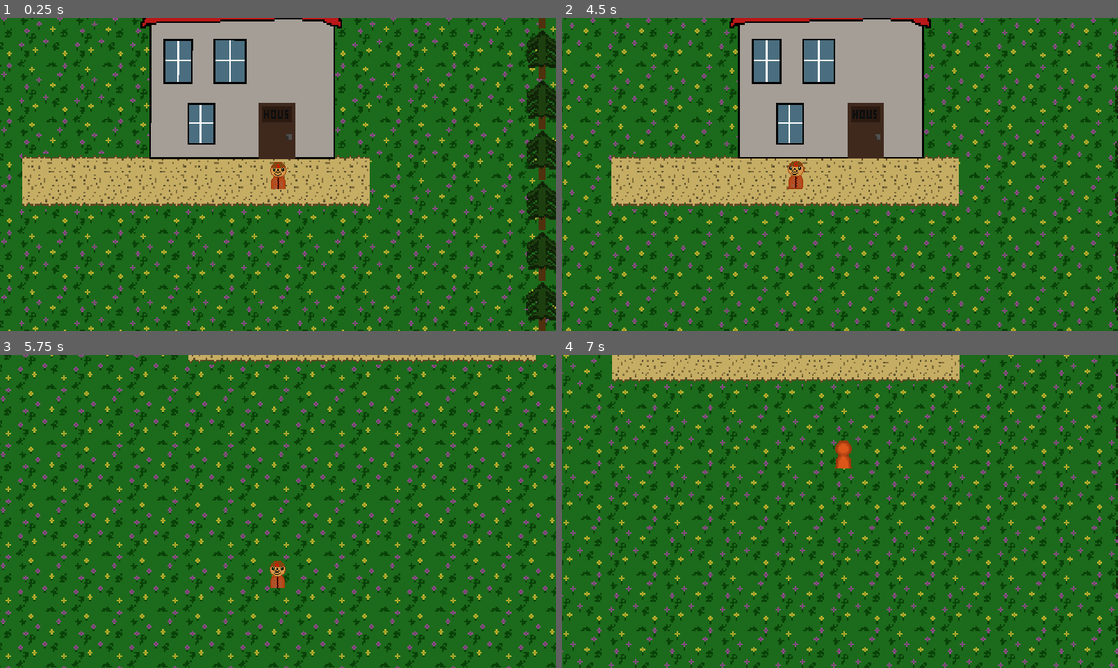
Above: before the commit, frames 1-4 (two rows, left to right).
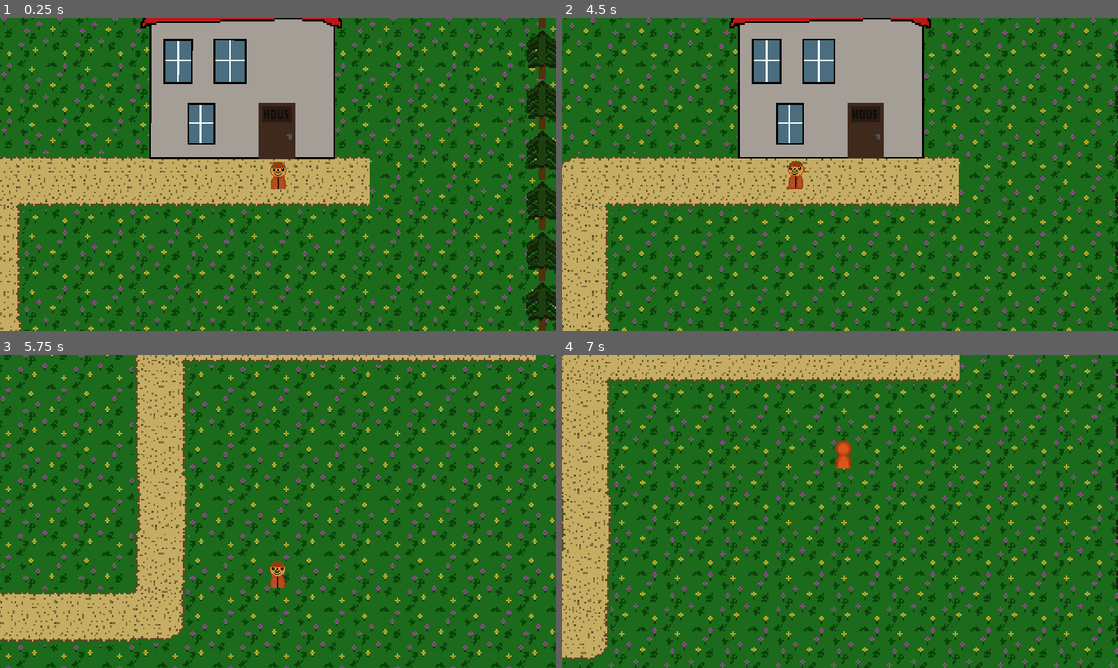
Above: after the commit, the same moments.

Repository: GarrettW7615/GodotMon
Game: Godot game, scene res://Scenes/Hometown.tscn
Same seed, same stepped clock (60 frames per second), same inputs: the game is played once before the commit and once after it.
Inputs:
- Up to frame 1 (0.25 s): no input
- Up to frame 2 (4.5 s): tap Enter at 0.5 s; hold D (right) 0.53-1.28 s; hold Shift (Sprint) 0.53-1.28 s; hold S (down) 1.28-2.03 s; tap Shift (Sprint) at 1.35, 2.85, 4.35 s; hold D (right) 2.03-2.78 s; hold Shift (Sprint) 2.03-2.78 s; hold W (up) 2.78-3.53 s; hold Shift (Sprint) 3.53-4.28 s; hold A (left) from 3.53 s (still down)
- Up to frame 3 (5.75 s): release A (left) at 5.03 s; hold S (down) from 5.03 s (still down); hold Shift (Sprint) from 5.03 s (still down)
- Up to frame 4 (7 s): release S (down) at 5.78 s; release Shift (Sprint) at 5.78 s; hold D (right) 5.78-6.53 s; tap Shift (Sprint) at 5.85 s; hold W (up) from 6.53 s (still down); hold Shift (Sprint) from 6.53 s (still down)

The runs differ from the first frame. In frame 1, 2.1% of the frame differs, in the area x 0-5%, y 43-100%; in frame 2, 4.7%; in frame 3, 12%, in the area x 0-35%, y 0-93%; in frame 4, 8.3%.

Commit message:
Paths

Diff:
--- a/Scenes/Hometown.tscn
+++ b/Scenes/Hometown.tscn
@@ -14,6 +14,8 @@
 [ext_resource path="res://Spritesheets/player_backwards.png" type="Texture" id=12]
 [ext_resource path="res://Spritesheets/player_forward.png" type="Texture" id=13]
 [ext_resource path="res://Spritesheets/player_back.png" type="Texture" id=14]
+[ext_resource path="res://Spritesheets/Path_changeDirection.png" type="Texture" id=15]
+[ext_resource path="res://Spritesheets/Path_vertical.png" type="Texture" id=16]
 
 [sub_resource type="RectangleShape2D" id=1]
 extents = Vector2( 512, 300 )
@@ -70,26 +72,26 @@
 [sub_resource type="RectangleShape2D" id=21]
 extents = Vector2( 15, 5 )
 
+[sub_resource type="AtlasTexture" id=27]
+atlas = ExtResource( 11 )
+region = Rect2( 0, 0, 32, 32 )
+
+[sub_resource type="AtlasTexture" id=28]
+atlas = ExtResource( 11 )
+region = Rect2( 0, 32, 32, 32 )
+
+[sub_resource type="AtlasTexture" id=12]
+atlas = ExtResource( 5 )
+region = Rect2( 0, 0, 32, 32 )
+
+[sub_resource type="AtlasTexture" id=13]
+atlas = ExtResource( 5 )
+region = Rect2( 0, 32, 32, 32 )
+
 [sub_resource type="AtlasTexture" id=15]
 atlas = ExtResource( 4 )
 region = Rect2( 0, 0, 32, 32 )
 
-[sub_resource type="AtlasTexture" id=12]
-atlas = ExtResource( 5 )
-region = Rect2( 0, 0, 32, 32 )
-
-[sub_resource type="AtlasTexture" id=13]
-atlas = ExtResource( 5 )
-region = Rect2( 0, 32, 32, 32 )
-
-[sub_resource type="AtlasTexture" id=27]
-atlas = ExtResource( 11 )
-region = Rect2( 0, 0, 32, 32 )
-
-[sub_resource type="AtlasTexture" id=28]
-atlas = ExtResource( 11 )
-region = Rect2( 0, 32, 32, 32 )
-
 [sub_resource type="AtlasTexture" id=29]
 atlas = ExtResource( 12 )
 region = Rect2( 0, 0, 32, 32 )
@@ -98,6 +100,10 @@
 atlas = ExtResource( 12 )
 region = Rect2( 0, 32, 32, 32 )
 
+[sub_resource type="AtlasTexture" id=33]
+atlas = ExtResource( 14 )
+region = Rect2( 0, 0, 32, 32 )
+
 [sub_resource type="AtlasTexture" id=31]
 atlas = ExtResource( 13 )
 region = Rect2( 0, 0, 32, 32 )
@@ -106,15 +112,11 @@
 atlas = ExtResource( 13 )
 region = Rect2( 0, 32, 32, 32 )
 
-[sub_resource type="AtlasTexture" id=33]
-atlas = ExtResource( 14 )
-region = Rect2( 0, 0, 32, 32 )
-
 [sub_resource type="SpriteFrames" id=14]
 animations = [ {
-"frames": [ SubResource( 15 ) ],
+"frames": [ SubResource( 27 ), SubResource( 28 ) ],
 "loop": true,
-"name": "idle",
+"name": "right",
 "speed": 5.0
 }, {
 "frames": [ SubResource( 12 ), SubResource( 13 ) ],
@@ -122,9 +124,9 @@
 "name": "left",
 "speed": 5.0
 }, {
-"frames": [ SubResource( 27 ), SubResource( 28 ) ],
+"frames": [ SubResource( 15 ) ],
 "loop": true,
-"name": "right",
+"name": "idle",
 "speed": 5.0
 }, {
 "frames": [ SubResource( 29 ), SubResource( 30 ) ],
@@ -132,19 +134,19 @@
 "name": "backward",
 "speed": 5.0
 }, {
+"frames": [ SubResource( 33 ) ],
+"loop": true,
+"name": "facingBack",
+"speed": 5.0
+}, {
 "frames": [ SubResource( 31 ), SubResource( 32 ) ],
 "loop": true,
 "name": "forward",
 "speed": 5.0
-}, {
-"frames": [ SubResource( 33 ) ],
-"loop": true,
-"name": "facingBack",
-"speed": 5.0
 } ]
 
 [sub_resource type="RectangleShape2D" id=9]
-extents = Vector2( 22, 32 )
+extents = Vector2( 22, 10.6694 )
 
 [sub_resource type="Animation" id=23]
 resource_name = "Fade Out Loading Animation"
@@ -4170,6 +4172,37 @@
 region_enabled = true
 region_rect = Rect2( 0, 0, 200, 32 )
 
+[node name="PathChangeDirection" type="Sprite" parent="Floor/Paths"]
+position = Vector2( 643, 246 )
+texture = ExtResource( 15 )
+
+[node name="PathVertical" type="Sprite" parent="Floor/Paths"]
+position = Vector2( 643, 278 )
+texture = ExtResource( 16 )
+
+[node name="PathVertical2" type="Sprite" parent="Floor/Paths"]
+position = Vector2( 643, 310 )
+texture = ExtResource( 16 )
+
+[node name="PathVertical3" type="Sprite" parent="Floor/Paths"]
+position = Vector2( 644, 342 )
+texture = ExtResource( 16 )
+
+[node name="PathVertical4" type="Sprite" parent="Floor/Paths"]
+position = Vector2( 643, 374 )
+texture = ExtResource( 16 )
+
+[node name="PathChangeDirection2" type="Sprite" parent="Floor/Paths"]
+position = Vector2( 642, 406 )
+rotation = 3.14159
+texture = ExtResource( 15 )
+
+[node name="PathHorizontal2" type="Sprite" parent="Floor/Paths"]
+position = Vector2( 526, 407 )
+texture = ExtResource( 9 )
+region_enabled = true
+region_rect = Rect2( 0, 0, 200, 32 )
+
 [node name="Trees" type="Node2D" parent="."]
 position = Vector2( 468, -247 )
 
@@ -4623,456 +4656,6 @@
 texture = ExtResource( 2 )
 
 [node name="TreeCol" type="CollisionShape2D" parent="Trees/Right Trees/Tree45"]
-position = Vector2( 0, 1.5 )
-shape = SubResource( 11 )
-
-[node name="Tree46" type="StaticBody2D" parent="Trees/Right Trees"]
-position = Vector2( 1054, 100 )
-
-[node name="Sprite" type="Sprite" parent="Trees/Right Trees/Tree46"]
-texture = ExtResource( 2 )
-
-[node name="TreeCol" type="CollisionShape2D" parent="Trees/Right Trees/Tree46"]
-position = Vector2( 0, 1.5 )
-shape = SubResource( 11 )
-
-[node name="Tree47" type="StaticBody2D" parent="Trees/Right Trees"]
-position = Vector2( 1074, 100 )
-
-[node name="Sprite" type="Sprite" parent="Trees/Right Trees/Tree47"]
-texture = ExtResource( 2 )
-
-[node name="TreeCol" type="CollisionShape2D" parent="Trees/Right Trees/Tree47"]
-position = Vector2( 0, 1.5 )
-shape = SubResource( 11 )
-
-[node name="Tree48" type="StaticBody2D" parent="Trees/Right Trees"]
-position = Vector2( 1034, 100 )
-
-[node name="Sprite" type="Sprite" parent="Trees/Right Trees/Tree48"]
-texture = ExtResource( 2 )
-
-[node name="TreeCol" type="CollisionShape2D" parent="Trees/Right Trees/Tree48"]
-position = Vector2( 0, 1.5 )
-shape = SubResource( 11 )
-
-[node name="Tree49" type="StaticBody2D" parent="Trees/Right Trees"]
-position = Vector2( 1054, 129 )
-
-[node name="Sprite" type="Sprite" parent="Trees/Right Trees/Tree49"]
-texture = ExtResource( 2 )
-
-[node name="TreeCol" type="CollisionShape2D" parent="Trees/Right Trees/Tree49"]
-position = Vector2( 0, 1.5 )
-shape = SubResource( 11 )
-
-[node name="Tree50" type="StaticBody2D" parent="Trees/Right Trees"]
-position = Vector2( 1074, 129 )
-
-[node name="Sprite" type="Sprite" parent="Trees/Right Trees/Tree50"]
-texture = ExtResource( 2 )
-
-[node name="TreeCol" type="CollisionShape2D" parent="Trees/Right Trees/Tree50"]
-position = Vector2( 0, 1.5 )
-shape = SubResource( 11 )
-
-[node name="Tree51" type="StaticBody2D" parent="Trees/Right Trees"]
-position = Vector2( 1034, 129 )
-
-[node name="Sprite" type="Sprite" parent="Trees/Right Trees/Tree51"]
-texture = ExtResource( 2 )
-
-[node name="TreeCol" type="CollisionShape2D" parent="Trees/Right Trees/Tree51"]
-position = Vector2( 0, 1.5 )
-shape = SubResource( 11 )
-
-[node name="Tree52" type="StaticBody2D" parent="Trees/Right Trees"]
-position = Vector2( 1054, 158 )
-
-[node name="Sprite" type="Sprite" parent="Trees/Right Trees/Tree52"]
-texture = ExtResource( 2 )
-
-[node name="TreeCol" type="CollisionShape2D" parent="Trees/Right Trees/Tree52"]
-position = Vector2( 0, 1.5 )
-shape = SubResource( 11 )
-
-[node name="Tree53" type="StaticBody2D" parent="Trees/Right Trees"]
-position = Vector2( 1074, 158 )
-
-[node name="Sprite" type="Sprite" parent="Trees/Right Trees/Tree53"]
-texture = ExtResource( 2 )
-
-[node name="TreeCol" type="CollisionShape2D" parent="Trees/Right Trees/Tree53"]
-position = Vector2( 0, 1.5 )
-shape = SubResource( 11 )
-
-[node name="Tree54" type="StaticBody2D" parent="Trees/Right Trees"]
-position = Vector2( 1034, 158 )
-
-[node name="Sprite" type="Sprite" parent="Trees/Right Trees/Tree54"]
-texture = ExtResource( 2 )
-
-[node name="TreeCol" type="CollisionShape2D" parent="Trees/Right Trees/Tree54"]
-position = Vector2( 0, 1.5 )
-shape = SubResource( 11 )
-
-[node name="Tree55" type="StaticBody2D" parent="Trees/Right Trees"]
-position = Vector2( 1054, 187 )
-
-[node name="Sprite" type="Sprite" parent="Trees/Right Trees/Tree55"]
-texture = ExtResource( 2 )
-
-[node name="TreeCol" type="CollisionShape2D" parent="Trees/Right Trees/Tree55"]
-position = Vector2( 0, 1.5 )
-shape = SubResource( 11 )
-
-[node name="Tree56" type="StaticBody2D" parent="Trees/Right Trees"]
-position = Vector2( 1074, 187 )
-
-[node name="Sprite" type="Sprite" parent="Trees/Right Trees/Tree56"]
-texture = ExtResource( 2 )
-
-[node name="TreeCol" type="CollisionShape2D" parent="Trees/Right Trees/Tree56"]
-position = Vector2( 0, 1.5 )
-shape = SubResource( 11 )
-
-[node name="Tree57" type="StaticBody2D" parent="Trees/Right Trees"]
-position = Vector2( 1034, 187 )
-
-[node name="Sprite" type="Sprite" parent="Trees/Right Trees/Tree57"]
-texture = ExtResource( 2 )
-
-[node name="TreeCol" type="CollisionShape2D" parent="Trees/Right Trees/Tree57"]
-position = Vector2( 0, 1.5 )
-shape = SubResource( 11 )
-
-[node name="Tree58" type="StaticBody2D" parent="Trees/Right Trees"]
-position = Vector2( 1054, 216 )
-
-[node name="Sprite" type="Sprite" parent="Trees/Right Trees/Tree58"]
-texture = ExtResource( 2 )
-
-[node name="TreeCol" type="CollisionShape2D" parent="Trees/Right Trees/Tree58"]
-position = Vector2( 0, 1.5 )
-shape = SubResource( 11 )
-
-[node name="Tree59" type="StaticBody2D" parent="Trees/Right Trees"]
-position = Vector2( 1074, 216 )
-
-[node name="Sprite" type="Sprite" parent="Trees/Right Trees/Tree59"]
-texture = ExtResource( 2 )
-
-[node name="TreeCol" type="CollisionShape2D" parent="Trees/Right Trees/Tree59"]
-position = Vector2( 0, 1.5 )
-shape = SubResource( 11 )
-
-[node name="Tree60" type="StaticBody2D" parent="Trees/Right Trees"]
-position = Vector2( 1034, 216 )
-
-[node name="Sprite" type="Sprite" parent="Trees/Right Trees/Tree60"]
-texture = ExtResource( 2 )
-
-[node name="TreeCol" type="CollisionShape2D" parent="Trees/Right Trees/Tree60"]
-position = Vector2( 0, 1.5 )
-shape = SubResource( 11 )
-
-[node name="Tree61" type="StaticBody2D" parent="Trees/Right Trees"]
-position = Vector2( 1054, 245 )
-
-[node name="Sprite" type="Sprite" parent="Trees/Right Trees/Tree61"]
-texture = ExtResource( 2 )
-
-[node name="TreeCol" type="CollisionShape2D" parent="Trees/Right Trees/Tree61"]
-position = Vector2( 0, 1.5 )
-shape = SubResource( 11 )
-
-[node name="Tree62" type="StaticBody2D" parent="Trees/Right Trees"]
-position = Vector2( 1074, 245 )
-
-[node name="Sprite" type="Sprite" parent="Trees/Right Trees/Tree62"]
-texture = ExtResource( 2 )
-
-[node name="TreeCol" type="CollisionShape2D" parent="Trees/Right Trees/Tree62"]
-position = Vector2( 0, 1.5 )
-shape = SubResource( 11 )
-
-[node name="Tree63" type="StaticBody2D" parent="Trees/Right Trees"]
-position = Vector2( 1034, 245 )
-
-[node name="Sprite" type="Sprite" parent="Trees/Right Trees/Tree63"]
-texture = ExtResource( 2 )
-
-[node name="TreeCol" type="CollisionShape2D" parent="Trees/Right Trees/Tree63"]
-position = Vector2( 0, 1.5 )
-shape = SubResource( 11 )
-
-[node name="Tree64" type="StaticBody2D" parent="Trees/Right Trees"]
-position = Vector2( 1054, 274 )
-
-[node name="Sprite" type="Sprite" parent="Trees/Right Trees/Tree64"]
-texture = ExtResource( 2 )
-
-[node name="TreeCol" type="CollisionShape2D" parent="Trees/Right Trees/Tree64"]
-position = Vector2( 0, 1.5 )
-shape = SubResource( 11 )
-
-[node name="Tree65" type="StaticBody2D" parent="Trees/Right Trees"]
-position = Vector2( 1074, 274 )
-
-[node name="Sprite" type="Sprite" parent="Trees/Right Trees/Tree65"]
-texture = ExtResource( 2 )
-
-[node name="TreeCol" type="CollisionShape2D" parent="Trees/Right Trees/Tree65"]
-position = Vector2( 0, 1.5 )
-shape = SubResource( 11 )
-
-[node name="Tree66" type="StaticBody2D" parent="Trees/Right Trees"]
-position = Vector2( 1034, 274 )
-
-[node name="Sprite" type="Sprite" parent="Trees/Right Trees/Tree66"]
-texture = ExtResource( 2 )
-
-[node name="TreeCol" type="CollisionShape2D" parent="Trees/Right Trees/Tree66"]
-position = Vector2( 0, 1.5 )
-shape = SubResource( 11 )
-
-[node name="Tree67" type="StaticBody2D" parent="Trees/Right Trees"]
-position = Vector2( 1054, 303 )
-
-[node name="Sprite" type="Sprite" parent="Trees/Right Trees/Tree67"]
-texture = ExtResource( 2 )
-
-[node name="TreeCol" type="CollisionShape2D" parent="Trees/Right Trees/Tree67"]
-position = Vector2( 0, 1.5 )
-shape = SubResource( 11 )
-
-[node name="Tree68" type="StaticBody2D" parent="Trees/Right Trees"]
-position = Vector2( 1074, 303 )
-
-[node name="Sprite" type="Sprite" parent="Trees/Right Trees/Tree68"]
-texture = ExtResource( 2 )
-
-[node name="TreeCol" type="CollisionShape2D" parent="Trees/Right Trees/Tree68"]
-position = Vector2( 0, 1.5 )
-shape = SubResource( 11 )
-
-[node name="Tree69" type="StaticBody2D" parent="Trees/Right Trees"]
-position = Vector2( 1034, 303 )
-
-[node name="Sprite" type="Sprite" parent="Trees/Right Trees/Tree69"]
-texture = ExtResource( 2 )
-
-[node name="TreeCol" type="CollisionShape2D" parent="Trees/Right Trees/Tree69"]
-position = Vector2( 0, 1.5 )
-shape = SubResource( 11 )
-
-[node name="Tree70" type="StaticBody2D" parent="Trees/Right Trees"]
-position = Vector2( 1054, 332 )
-
-[node name="Sprite" type="Sprite" parent="Trees/Right Trees/Tree70"]
-texture = ExtResource( 2 )
-
-[node name="TreeCol" type="CollisionShape2D" parent="Trees/Right Trees/Tree70"]
-position = Vector2( 0, 1.5 )
-shape = SubResource( 11 )
-
-[node name="Tree71" type="StaticBody2D" parent="Trees/Right Trees"]
-position = Vector2( 1074, 332 )
-
-[node name="Sprite" type="Sprite" parent="Trees/Right Trees/Tree71"]
-texture = ExtResource( 2 )
-
-[node name="TreeCol" type="CollisionShape2D" parent="Trees/Right Trees/Tree71"]
-position = Vector2( 0, 1.5 )
-shape = SubResource( 11 )
-
-[node name="Tree72" type="StaticBody2D" parent="Trees/Right Trees"]
-position = Vector2( 1034, 332 )
-
-[node name="Sprite" type="Sprite" parent="Trees/Right Trees/Tree72"]
-texture = ExtResource( 2 )
-
-[node name="TreeCol" type="CollisionShape2D" parent="Trees/Right Trees/Tree72"]
-position = Vector2( 0, 1.5 )
-shape = SubResource( 11 )
-
-[node name="Tree73" type="StaticBody2D" parent="Trees/Right Trees"]
-position = Vector2( 1054, 361 )
-
-[node name="Sprite" type="Sprite" parent="Trees/Right Trees/Tree73"]
-texture = ExtResource( 2 )
-
-[node name="TreeCol" type="CollisionShape2D" parent="Trees/Right Trees/Tree73"]
-position = Vector2( 0, 1.5 )
-shape = SubResource( 11 )
-
-[node name="Tree74" type="StaticBody2D" parent="Trees/Right Trees"]
-position = Vector2( 1074, 361 )
-
-[node name="Sprite" type="Sprite" parent="Trees/Right Trees/Tree74"]
-texture = ExtResource( 2 )
-
-[node name="TreeCol" type="CollisionShape2D" parent="Trees/Right Trees/Tree74"]
-position = Vector2( 0, 1.5 )
-shape = SubResource( 11 )
-
-[node name="Tree75" type="StaticBody2D" parent="Trees/Right Trees"]
-position = Vector2( 1034, 361 )
-
-[node name="Sprite" type="Sprite" parent="Trees/Right Trees/Tree75"]
-texture = ExtResource( 2 )
-
-[node name="TreeCol" type="CollisionShape2D" parent="Trees/Right Trees/Tree75"]
-position = Vector2( 0, 1.5 )
-shape = SubResource( 11 )
-
-[node name="Tree76" type="StaticBody2D" parent="Trees/Right Trees"]
-position = Vector2( 1054, 390 )
-
-[node name="Sprite" type="Sprite" parent="Trees/Right Trees/Tree76"]
-texture = ExtResource( 2 )
-
-[node name="TreeCol" type="CollisionShape2D" parent="Trees/Right Trees/Tree76"]
-position = Vector2( 0, 1.5 )
-shape = SubResource( 11 )
-
-[node name="Tree77" type="StaticBody2D" parent="Trees/Right Trees"]
-position = Vector2( 1074, 390 )
-
-[node name="Sprite" type="Sprite" parent="Trees/Right Trees/Tree77"]
-texture = ExtResource( 2 )
-
-[node name="TreeCol" type="CollisionShape2D" parent="Trees/Right Trees/Tree77"]
-position = Vector2( 0, 1.5 )
-shape = SubResource( 11 )
-
-[node name="Tree78" type="StaticBody2D" parent="Trees/Right Trees"]
-position = Vector2( 1034, 390 )
-
-[node name="Sprite" type="Sprite" parent="Trees/Right Trees/Tree78"]
-texture = ExtResource( 2 )
-
-[node name="TreeCol" type="CollisionShape2D" parent="Trees/Right Trees/Tree78"]
-position = Vector2( 0, 1.5 )
-shape = SubResource( 11 )
-
-[node name="Tree79" type="StaticBody2D" parent="Trees/Right Trees"]
-position = Vector2( 1054, 419 )
-
-[node name="Sprite" type="Sprite" parent="Trees/Right Trees/Tree79"]
-texture = ExtResource( 2 )
-
-[node name="TreeCol" type="CollisionShape2D" parent="Trees/Right Trees/Tree79"]
-position = Vector2( 0, 1.5 )
-shape = SubResource( 11 )
-
-[node name="Tree80" type="StaticBody2D" parent="Trees/Right Trees"]
-position = Vector2( 1074, 419 )
-
-[node name="Sprite" type="Sprite" parent="Trees/Right Trees/Tree80"]
-texture = ExtResource( 2 )
-
-[node name="TreeCol" type="CollisionShape2D" parent="Trees/Right Trees/Tree80"]
-position = Vector2( 0, 1.5 )
-shape = SubResource( 11 )
-
-[node name="Tree81" type="StaticBody2D" parent="Trees/Right Trees"]
-position = Vector2( 1034, 419 )
-
-[node name="Sprite" type="Sprite" parent="Trees/Right Trees/Tree81"]
-texture = ExtResource( 2 )
-
-[node name="TreeCol" type="CollisionShape2D" parent="Trees/Right Trees/Tree81"]
-position = Vector2( 0, 1.5 )
-shape = SubResource( 11 )
-
-[node name="Tree82" type="StaticBody2D" parent="Trees/Right Trees"]
-position = Vector2( 1054, 448 )
-
-[node name="Sprite" type="Sprite" parent="Trees/Right Trees/Tree82"]
-texture = ExtResource( 2 )
-
-[node name="TreeCol" type="CollisionShape2D" parent="Trees/Right Trees/Tree82"]
-position = Vector2( 0, 1.5 )
-shape = SubResource( 11 )
-
-[node name="Tree83" type="StaticBody2D" parent="Trees/Right Trees"]
-position = Vector2( 1074, 448 )
-
-[node name="Sprite" type="Sprite" parent="Trees/Right Trees/Tree83"]
-texture = ExtResource( 2 )
-
-[node name="TreeCol" type="CollisionShape2D" parent="Trees/Right Trees/Tree83"]
-position = Vector2( 0, 1.5 )
-shape = SubResource( 11 )
-
-[node name="Tree84" type="StaticBody2D" parent="Trees/Right Trees"]
-position = Vector2( 1034, 448 )
-
-[node name="Sprite" type="Sprite" parent="Trees/Right Trees/Tree84"]
-texture = ExtResource( 2 )
-
-[node name="TreeCol" type="CollisionShape2D" parent="Trees/Right Trees/Tree84"]
-position = Vector2( 0, 1.5 )
-shape = SubResource( 11 )
-
-[node name="Tree85" type="StaticBody2D" parent="Trees/Right Trees"]
-position = Vector2( 1054, 477 )
-
-[node name="Sprite" type="Sprite" parent="Trees/Right Trees/Tree85"]
-texture = ExtResource( 2 )
-
-[node name="TreeCol" type="CollisionShape2D" parent="Trees/Right Trees/Tree85"]
-position = Vector2( 0, 1.5 )
-shape = SubResource( 11 )
-
-[node name="Tree86" type="StaticBody2D" parent="Trees/Right Trees"]
-position = Vector2( 1074, 477 )
-
-[node name="Sprite" type="Sprite" parent="Trees/Right Trees/Tree86"]
-texture = ExtResource( 2 )
-
-[node name="TreeCol" type="CollisionShape2D" parent="Trees/Right Trees/Tree86"]
-position = Vector2( 0, 1.5 )
-shape = SubResource( 11 )
-
-[node name="Tree87" type="StaticBody2D" parent="Trees/Right Trees"]
-position = Vector2( 1034, 477 )
-
-[node name="Sprite" type="Sprite" parent="Trees/Right Trees/Tree87"]
-texture = ExtResource( 2 )
-
-[node name="TreeCol" type="CollisionShape2D" parent="Trees/Right Trees/Tree87"]
-position = Vector2( 0, 1.5 )
-shape = SubResource( 11 )
-
-[node name="Tree88" type="StaticBody2D" parent="Trees/Right Trees"]
-position = Vector2( 1054, 506 )
-
-[node name="Sprite" type="Sprite" parent="Trees/Right Trees/Tree88"]
-texture = ExtResource( 2 )
-
-[node name="TreeCol" type="CollisionShape2D" parent="Trees/Right Trees/Tree88"]
-position = Vector2( 0, 1.5 )
-shape = SubResource( 11 )
-
-[node name="Tree89" type="StaticBody2D" parent="Trees/Right Trees"]
-position = Vector2( 1074, 506 )
-
-[node name="Sprite" type="Sprite" parent="Trees/Right Trees/Tree89"]
-texture = ExtResource( 2 )
-
-[node name="TreeCol" type="CollisionShape2D" parent="Trees/Right Trees/Tree89"]
-position = Vector2( 0, 1.5 )
-shape = SubResource( 11 )
-
-[node name="Tree90" type="StaticBody2D" parent="Trees/Right Trees"]
-position = Vector2( 1034, 506 )
-
-[node name="Sprite" type="Sprite" parent="Trees/Right Trees/Tree90"]
-texture = ExtResource( 2 )
-
-[node name="TreeCol" type="CollisionShape2D" parent="Trees/Right Trees/Tree90"]
 position = Vector2( 0, 1.5 )
 shape = SubResource( 11 )
 
@@ -9716,7 +9299,7 @@
 speed_scale = 0.75
 
 [node name="PlayerCol" type="CollisionShape2D" parent="Player"]
-position = Vector2( 2.5, 0.334717 )
+position = Vector2( 2.5, 5.66736 )
 scale = Vector2( 0.25, 0.25 )
 shape = SubResource( 9 )
 
Not shown: 1 places in Scenes/Hometown.tscn that only renumber resources
Binary file added: Spritesheets/Path_changeDirection.png
Not shown, added: Spritesheets/Path_changeDirection.png.import
Binary file added: Spritesheets/Path_vertical.png
Not shown, added: Spritesheets/Path_vertical.png.import
